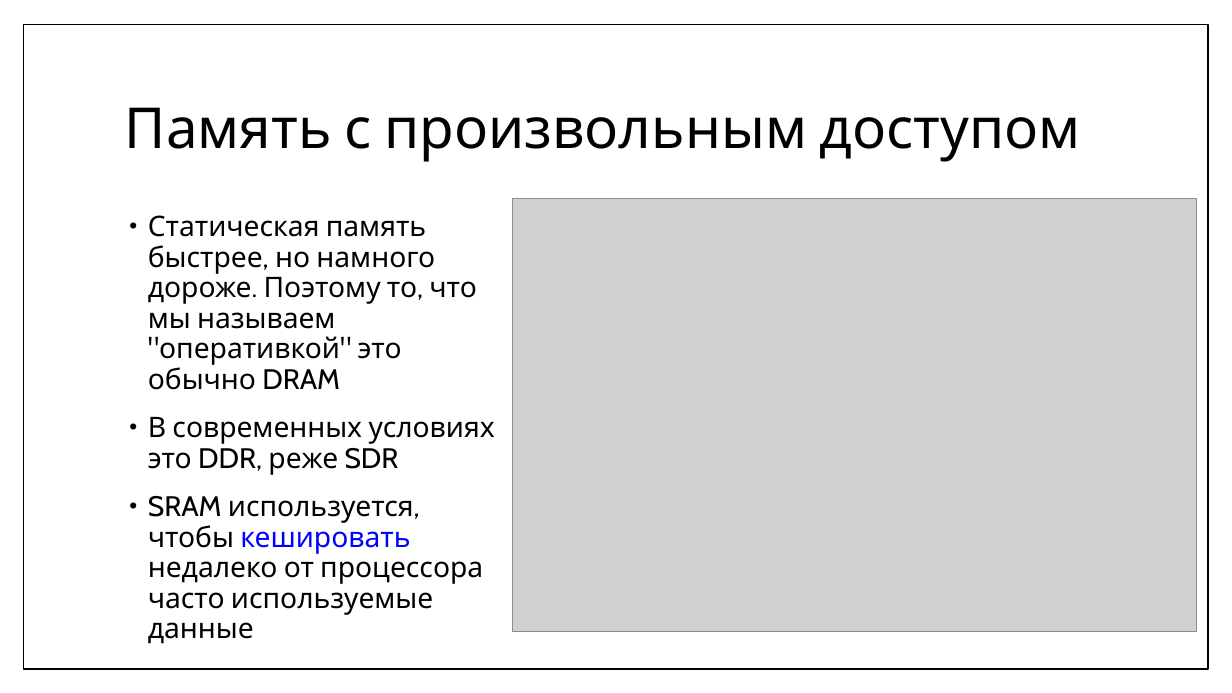
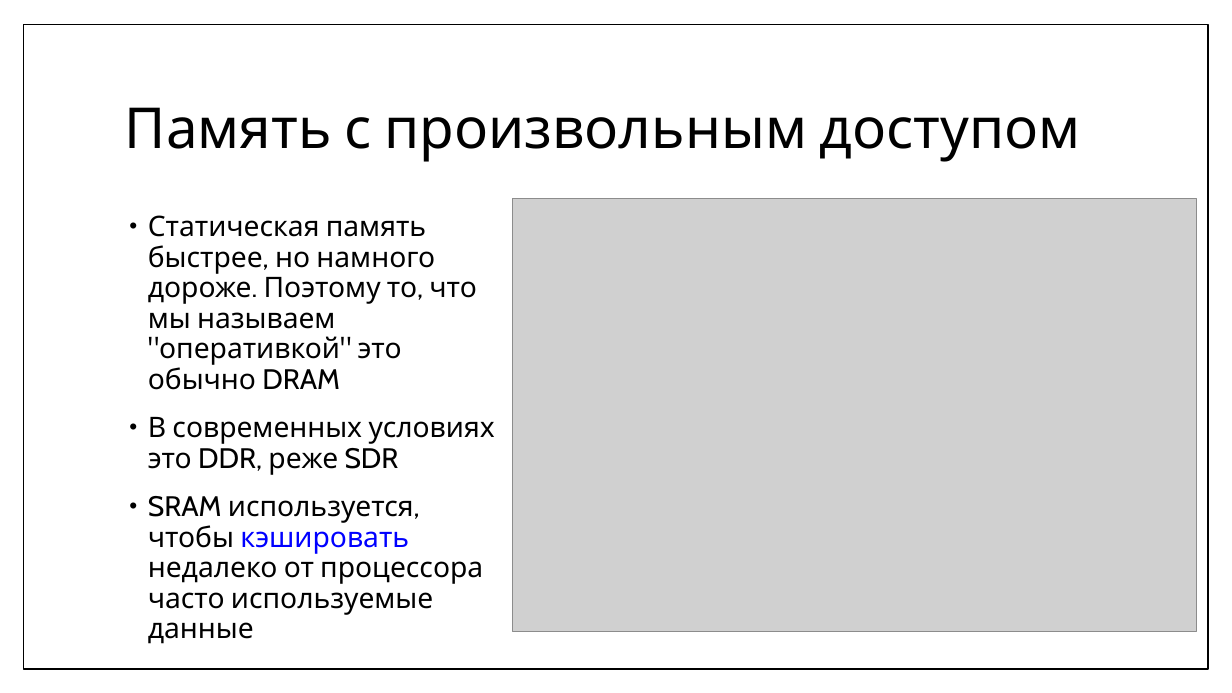
Before and after one commit to MIPT-ILab/cpp-lects-rus, a slide deck: slide 14 of other_lects/informatics/08-realworld.pptx (slide 13 before the commit). Drawn at 1232x693 pixels with LibreOffice and Linux fonts; fonts in the diff are those of the drawing; grey boxes stand for pictures. Boxes give left, top, right and bottom in pixels: in the first picture for what was removed or moved away, otherwise in the second. Text is boxed around its words. In the diff, an @@ line names an element or a change of style, - is before the commit and + after.

```diff
--- a/other_lects/informatics/08-realworld.pptx
+++ b/other_lects/informatics/08-realworld.pptx
@@ text at <box>148,496,483,644</box>: text changed @@
-• SRAM используется, чтобы кешировать недалеко от процессора часто используемые данные
+• SRAM используется, чтобы кэшировать недалеко от процессора часто используемые данные
```
Also in this commit, not shown: 4 other slides changed, 7 slides added, 5 other files.
